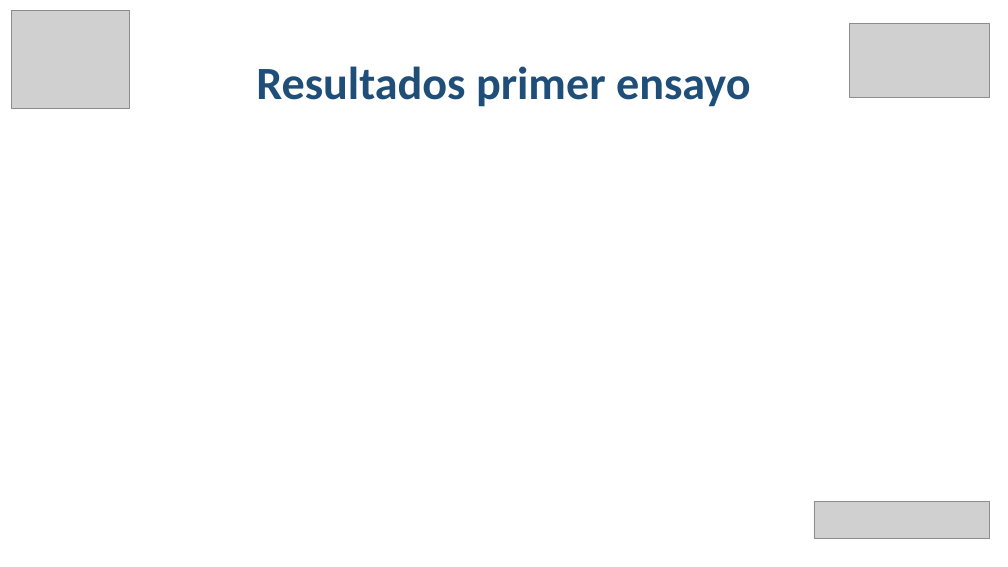
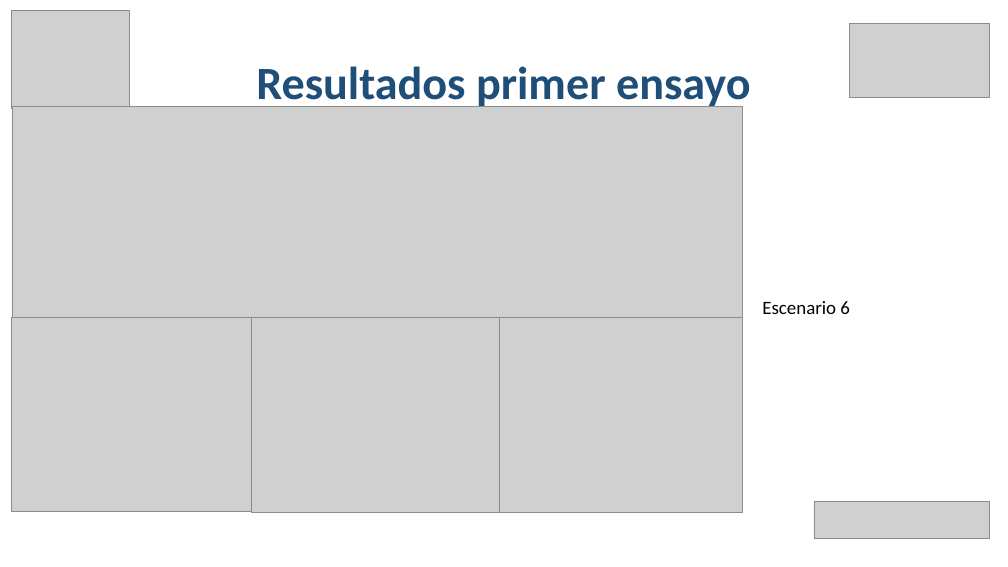
Before and after one commit to EmilioLdelaFuente/tfg, a slide deck: slide 21 of tfgPP.pptx (slide 20 before the commit). Drawn at 1008x567 pixels with LibreOffice and Linux fonts; fonts in the diff are those of the drawing; grey boxes stand for pictures. Boxes give left, top, right and bottom in pixels: in the first picture for what was removed or moved away, otherwise in the second. Text is boxed around its words. In the diff, an @@ line names an element or a change of style, - is before the commit and + after.

```diff
--- a/tfgPP.pptx
+++ b/tfgPP.pptx
@@ picture added at (12, 106, 743, 349) @@
@@ picture added at (11, 318, 251, 513) @@
@@ picture added at (252, 318, 500, 513) @@
@@ picture added at (499, 318, 743, 513) @@
@@ text added at (762, 301, 850, 314), 18 pt, text #000000 @@
+Escenario 6
```
Also in this commit, not shown: 6 other slides changed, 2 slides added.
